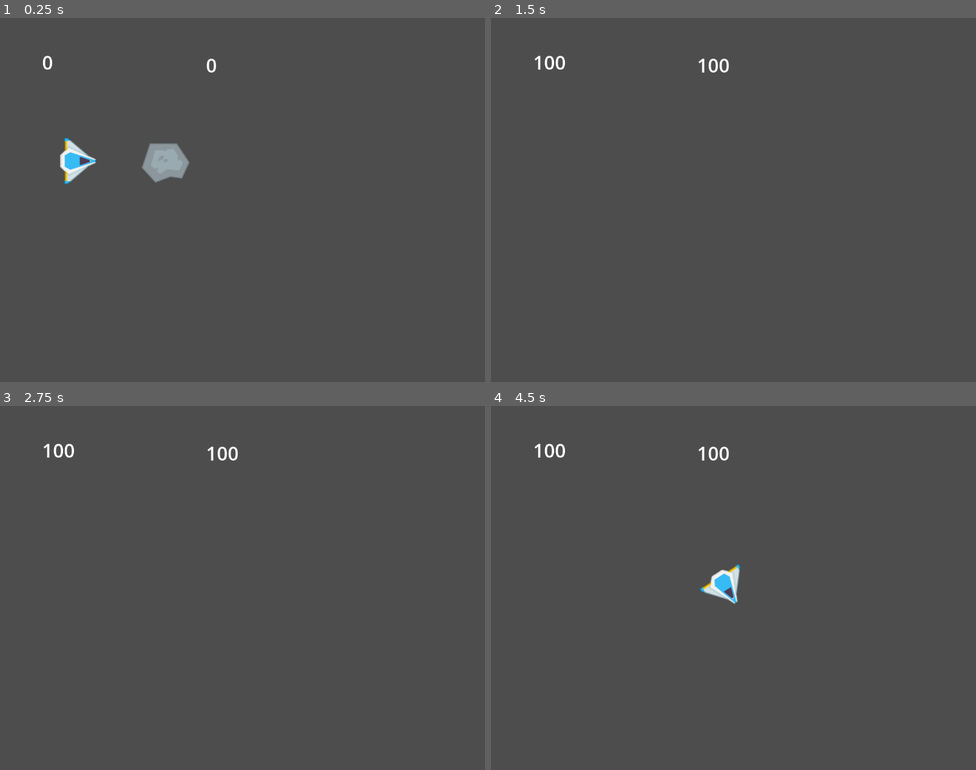
Above: before the commit, frames 1-4 (two rows, left to right).
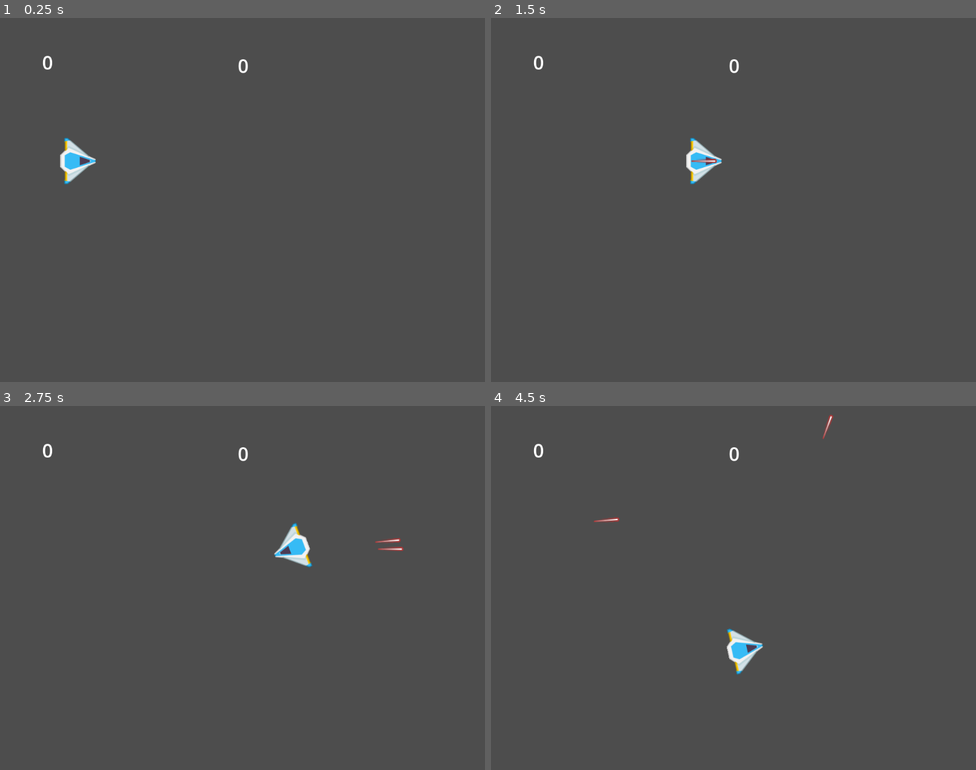
Above: after the commit, the same moments.

Repository: TheGabmeister/games-godot
Game: Godot game, scene res://levels/main.tscn
Same seed, same stepped clock (60 frames per second), same inputs: the game is played once before the commit and once after it.
Inputs (mouse positions are in pixels of both pictures, inside the frame that each line leads up to):
- Up to frame 1 (0.25 s): no input
- Up to frame 2 (1.5 s): move the mouse to (709, 272) at 0.52 s; press the mouse at (709, 272) at 0.53 s; hold W (move_up) from 0.53 s (still down); move the mouse to (879, 254) at 1.27 s; release the mouse at (879, 254) at 1.28 s; click (879, 254) at 1.35 s
- Up to frame 3 (2.75 s): move the mouse to (97, 533) at 2.02 s; release W (move_up) at 2.03 s; press the mouse at (97, 533) at 2.03 s; hold Left (move_left) from 2.03 s (still down)
- Up to frame 4 (4.5 s): move the mouse to (757, 588) at 2.77 s; release the mouse at (757, 588) at 2.78 s; click (757, 588) at 2.85 s; move the mouse to (660, 497) at 3.52 s; release Left (move_left) at 3.53 s; press the mouse at (660, 497) at 3.53 s; hold Down (move_down) 3.53-4.28 s; move the mouse to (840, 569) at 4.27 s; release the mouse at (840, 569) at 4.28 s; hold Right (move_right) from 4.28 s (still down); click (840, 569) at 4.35 s

The runs differ from the first frame. In frame 1, 0.9% of the frame differs, in the area x 29-52%, y 11-46%; in frame 2, 0.8%; in frame 3, 0.9%; in frame 4, 1.4%, in the area x 8-71%, y 2-74%.

Commit message:
Add asteroid textures

Diff:
--- a/asteroids/autoloads/global_vars.gd
+++ b/asteroids/autoloads/global_vars.gd
@@ -2,5 +2,3 @@
 
 const SCREEN_WIDTH := 1024.0
 const SCREEN_HEIGHT := 768.0
-
-const PLAYER_SPAWN_TIMER := 3.0
--- a/asteroids/enemies/asteroid.tscn
+++ b/asteroids/enemies/asteroid_big/asteroid_big_01.tscn
@@ -1,22 +1,22 @@
 [gd_scene load_steps=5 format=3 uid="uid://bi55hoqcx5a3w"]
 
 [ext_resource type="PackedScene" uid="uid://bmby60d0hoagw" path="res://utils/base_2d.tscn" id="1_cl75w"]
-[ext_resource type="Texture2D" uid="uid://cqqfok8ee4x5v" path="res://enemies/asteroid_big_01.png" id="2_d7sp4"]
 [ext_resource type="Script" uid="uid://1ijgpe82c6qs" path="res://enemies/enemy.gd" id="2_l2316"]
+[ext_resource type="Texture2D" uid="uid://bak1rs7fuypmw" path="res://enemies/asteroid_big/asteroid_big_03.png" id="3_23rvj"]
 [ext_resource type="PackedScene" uid="uid://bfj2uwo7hu5qb" path="res://utils/move_forward_2d.tscn" id="3_l2316"]
 
-[node name="Asteroid" instance=ExtResource("1_cl75w")]
+[node name="AsteroidBig_01" instance=ExtResource("1_cl75w")]
 script = ExtResource("2_l2316")
 
 [node name="Sprite2D" parent="." index="0"]
-texture = ExtResource("2_d7sp4")
+texture = ExtResource("3_23rvj")
 
 [node name="Area2D" parent="." index="1"]
 collision_layer = 4
 collision_mask = 2
 
 [node name="CollisionPolygon2D" type="CollisionPolygon2D" parent="Area2D" index="0"]
-polygon = PackedVector2Array(-34, -41, 23, -41, 50, -2, 34, 33, 10, 30, -22, 42, -51, 9)
+polygon = PackedVector2Array(-10, -41, 29, -28, 45, 2, 21, 41, -28, 34, -42, 16, -44, -19)
 
 [node name="MoveForward2D" parent="." index="2" instance=ExtResource("3_l2316")]
 
--- /dev/null
+++ b/asteroids/enemies/asteroid_big/asteroid_big_02.tscn
@@ -0,0 +1,23 @@
+[gd_scene load_steps=5 format=3 uid="uid://dbnw0rw7s5bj8"]
+
+[ext_resource type="PackedScene" uid="uid://bmby60d0hoagw" path="res://utils/base_2d.tscn" id="1_ckhor"]
+[ext_resource type="Script" uid="uid://1ijgpe82c6qs" path="res://enemies/enemy.gd" id="2_0lij7"]
+[ext_resource type="Texture2D" uid="uid://dv6nvfjwj4th4" path="res://enemies/asteroid_big/asteroid_big_02.png" id="3_ckhor"]
+[ext_resource type="PackedScene" uid="uid://bfj2uwo7hu5qb" path="res://utils/move_forward_2d.tscn" id="4_i54ga"]
+
+[node name="AsteroidBig_02" instance=ExtResource("1_ckhor")]
+script = ExtResource("2_0lij7")
+
+[node name="Sprite2D" parent="." index="0"]
+texture = ExtResource("3_ckhor")
+
+[node name="Area2D" parent="." index="1"]
+collision_layer = 4
+collision_mask = 2
+
+[node name="CollisionPolygon2D" type="CollisionPolygon2D" parent="Area2D" index="0"]
+polygon = PackedVector2Array(-39, -42, 7, -48, 60, -29, 47, 21, -9, 34, -26, 50, -54, 27, -62, -4)
+
+[node name="MoveForward2D" parent="." index="2" instance=ExtResource("4_i54ga")]
+
+[connection signal="area_entered" from="Area2D" to="." method="_on_area_2d_area_entered"]
--- /dev/null
+++ b/asteroids/enemies/asteroid_big/asteroid_big_03.tscn
@@ -0,0 +1,23 @@
+[gd_scene load_steps=5 format=3 uid="uid://cpdp33euihroe"]
+
+[ext_resource type="PackedScene" uid="uid://bmby60d0hoagw" path="res://utils/base_2d.tscn" id="1_ehoo0"]
+[ext_resource type="Script" uid="uid://1ijgpe82c6qs" path="res://enemies/enemy.gd" id="2_cg4n1"]
+[ext_resource type="Texture2D" uid="uid://dv6nvfjwj4th4" path="res://enemies/asteroid_big/asteroid_big_02.png" id="3_acmnx"]
+[ext_resource type="PackedScene" uid="uid://bfj2uwo7hu5qb" path="res://utils/move_forward_2d.tscn" id="4_axaqe"]
+
+[node name="AsteroidBig_03" instance=ExtResource("1_ehoo0")]
+script = ExtResource("2_cg4n1")
+
+[node name="Sprite2D" parent="." index="0"]
+texture = ExtResource("3_acmnx")
+
+[node name="Area2D" parent="." index="1"]
+collision_layer = 4
+collision_mask = 2
+
+[node name="CollisionPolygon2D" type="CollisionPolygon2D" parent="Area2D" index="0"]
+polygon = PackedVector2Array(-39, -42, 7, -48, 60, -29, 47, 21, -9, 34, -26, 50, -54, 27, -62, -4)
+
+[node name="MoveForward2D" parent="." index="2" instance=ExtResource("4_axaqe")]
+
+[connection signal="area_entered" from="Area2D" to="." method="_on_area_2d_area_entered"]
--- /dev/null
+++ b/asteroids/enemies/asteroid_big/asteroid_big_04.tscn
@@ -0,0 +1,23 @@
+[gd_scene load_steps=5 format=3 uid="uid://c3b2pqfv6x2e3"]
+
+[ext_resource type="PackedScene" uid="uid://bmby60d0hoagw" path="res://utils/base_2d.tscn" id="1_1im8s"]
+[ext_resource type="Script" uid="uid://1ijgpe82c6qs" path="res://enemies/enemy.gd" id="2_vpn7a"]
+[ext_resource type="Texture2D" uid="uid://dknkkoh6uffxy" path="res://enemies/asteroid_big/asteroid_big_04.png" id="3_1im8s"]
+[ext_resource type="PackedScene" uid="uid://bfj2uwo7hu5qb" path="res://utils/move_forward_2d.tscn" id="4_akqel"]
+
+[node name="AsteroidBig_04" instance=ExtResource("1_1im8s")]
+script = ExtResource("2_vpn7a")
+
+[node name="Sprite2D" parent="." index="0"]
+texture = ExtResource("3_1im8s")
+
+[node name="Area2D" parent="." index="1"]
+collision_layer = 4
+collision_mask = 2
+
+[node name="CollisionPolygon2D" type="CollisionPolygon2D" parent="Area2D" index="0"]
+polygon = PackedVector2Array(-35, -35, 17, -47, 50, -11, 31, 42, -19, 49, -49, 10)
+
+[node name="MoveForward2D" parent="." index="2" instance=ExtResource("4_akqel")]
+
+[connection signal="area_entered" from="Area2D" to="." method="_on_area_2d_area_entered"]
--- /dev/null
+++ b/asteroids/enemies/asteroid_medium/asteroid_medium_01.tscn
@@ -0,0 +1,23 @@
+[gd_scene load_steps=5 format=3 uid="uid://d2rnkcwwsmx2f"]
+
+[ext_resource type="PackedScene" uid="uid://bmby60d0hoagw" path="res://utils/base_2d.tscn" id="1_0yvkx"]
+[ext_resource type="Script" uid="uid://1ijgpe82c6qs" path="res://enemies/enemy.gd" id="2_0huhj"]
+[ext_resource type="Texture2D" uid="uid://bw3pmd6bvi8ey" path="res://enemies/asteroid_medium/asteroid_medium_01.png" id="3_vkw4j"]
+[ext_resource type="PackedScene" uid="uid://bfj2uwo7hu5qb" path="res://utils/move_forward_2d.tscn" id="4_4w7t0"]
+
+[node name="AsteroidMedium_01" instance=ExtResource("1_0yvkx")]
+script = ExtResource("2_0huhj")
+
+[node name="Sprite2D" parent="." index="0"]
+texture = ExtResource("3_vkw4j")
+
+[node name="Area2D" parent="." index="1"]
+collision_layer = 4
+collision_mask = 2
+
+[node name="CollisionPolygon2D" type="CollisionPolygon2D" parent="Area2D" index="0"]
+polygon = PackedVector2Array(-10, -21, 18, -20, 21, 7, 1, 22, -15, 15, -22, -4)
+
+[node name="MoveForward2D" parent="." index="2" instance=ExtResource("4_4w7t0")]
+
+[connection signal="area_entered" from="Area2D" to="." method="_on_area_2d_area_entered"]
--- /dev/null
+++ b/asteroids/enemies/asteroid_medium/asteroid_medium_02.tscn
@@ -0,0 +1,23 @@
+[gd_scene load_steps=5 format=3 uid="uid://cthsm8ou5g7er"]
+
+[ext_resource type="PackedScene" uid="uid://bmby60d0hoagw" path="res://utils/base_2d.tscn" id="1_xikxm"]
+[ext_resource type="Script" uid="uid://1ijgpe82c6qs" path="res://enemies/enemy.gd" id="2_f5ejv"]
+[ext_resource type="Texture2D" uid="uid://cyqg4gk0d65mp" path="res://enemies/asteroid_medium/asteroid_medium_02.png" id="3_xikxm"]
+[ext_resource type="PackedScene" uid="uid://bfj2uwo7hu5qb" path="res://utils/move_forward_2d.tscn" id="4_1k0nr"]
+
+[node name="AsteroidMedium_02" instance=ExtResource("1_xikxm")]
+script = ExtResource("2_f5ejv")
+
+[node name="Sprite2D" parent="." index="0"]
+texture = ExtResource("3_xikxm")
+
+[node name="Area2D" parent="." index="1"]
+collision_layer = 4
+collision_mask = 2
+
+[node name="CollisionPolygon2D" type="CollisionPolygon2D" parent="Area2D" index="0"]
+polygon = PackedVector2Array(-16, -15, 9, -20, 23, -2, 7, 21, -8, 19, -23, 5)
+
+[node name="MoveForward2D" parent="." index="2" instance=ExtResource("4_1k0nr")]
+
+[connection signal="area_entered" from="Area2D" to="." method="_on_area_2d_area_entered"]
--- /dev/null
+++ b/asteroids/enemies/asteroid_small/asteroid_small_01.tscn
@@ -0,0 +1,23 @@
+[gd_scene load_steps=5 format=3 uid="uid://rkhlht6co73i"]
+
+[ext_resource type="PackedScene" uid="uid://bmby60d0hoagw" path="res://utils/base_2d.tscn" id="1_mwi4a"]
+[ext_resource type="Script" uid="uid://1ijgpe82c6qs" path="res://enemies/enemy.gd" id="2_hcywa"]
+[ext_resource type="Texture2D" uid="uid://djv7lpo0amrdd" path="res://enemies/asteroid_small/asteroid_small_01.png" id="3_hpw4n"]
+[ext_resource type="PackedScene" uid="uid://bfj2uwo7hu5qb" path="res://utils/move_forward_2d.tscn" id="4_xm2ys"]
+
+[node name="AsteroidSmall_01" instance=ExtResource("1_mwi4a")]
+script = ExtResource("2_hcywa")
+
+[node name="Sprite2D" parent="." index="0"]
+texture = ExtResource("3_hpw4n")
+
+[node name="Area2D" parent="." index="1"]
+collision_layer = 4
+collision_mask = 2
+
+[node name="CollisionPolygon2D" type="CollisionPolygon2D" parent="Area2D" index="0"]
+polygon = PackedVector2Array(-2, -9, 10, -4, 7, 8, -3, 9, -8, 0)
+
+[node name="MoveForward2D" parent="." index="2" instance=ExtResource("4_xm2ys")]
+
+[connection signal="area_entered" from="Area2D" to="." method="_on_area_2d_area_entered"]
--- /dev/null
+++ b/asteroids/enemies/asteroid_small/asteroid_small_02.tscn
@@ -0,0 +1,23 @@
+[gd_scene load_steps=5 format=3 uid="uid://ce0t7u6f6lhy3"]
+
+[ext_resource type="PackedScene" uid="uid://bmby60d0hoagw" path="res://utils/base_2d.tscn" id="1_qsph6"]
+[ext_resource type="Script" uid="uid://1ijgpe82c6qs" path="res://enemies/enemy.gd" id="2_deg0v"]
+[ext_resource type="Texture2D" uid="uid://dx2v44ggfw0kd" path="res://enemies/asteroid_small/asteroid_small_02.png" id="3_qsph6"]
+[ext_resource type="PackedScene" uid="uid://bfj2uwo7hu5qb" path="res://utils/move_forward_2d.tscn" id="4_2lyx8"]
+
+[node name="AsteroidSmall_02" instance=ExtResource("1_qsph6")]
+script = ExtResource("2_deg0v")
+
+[node name="Sprite2D" parent="." index="0"]
+texture = ExtResource("3_qsph6")
+
+[node name="Area2D" parent="." index="1"]
+collision_layer = 4
+collision_mask = 2
+
+[node name="CollisionPolygon2D" type="CollisionPolygon2D" parent="Area2D" index="0"]
+polygon = PackedVector2Array(-1, -9, 8, -4, 8, 0, 2, 9, -9, 1)
+
+[node name="MoveForward2D" parent="." index="2" instance=ExtResource("4_2lyx8")]
+
+[connection signal="area_entered" from="Area2D" to="." method="_on_area_2d_area_entered"]
--- a/asteroids/levels/main.tscn
+++ b/asteroids/levels/main.tscn
@@ -1,10 +1,15 @@
-[gd_scene load_steps=6 format=3 uid="uid://bud6jfam66xwa"]
+[gd_scene load_steps=10 format=3 uid="uid://bud6jfam66xwa"]
 
 [ext_resource type="PackedScene" uid="uid://bwwu6y2xnqbov" path="res://player/player.tscn" id="1_2262g"]
-[ext_resource type="PackedScene" uid="uid://bi55hoqcx5a3w" path="res://enemies/asteroid.tscn" id="2_wdj6m"]
+[ext_resource type="PackedScene" uid="uid://bi55hoqcx5a3w" path="res://enemies/asteroid_big/asteroid_big_01.tscn" id="2_wdj6m"]
 [ext_resource type="PackedScene" uid="uid://dxos7u340j01s" path="res://environment/boundary.tscn" id="4_5k4jt"]
 [ext_resource type="Script" uid="uid://0ybm8b5tll5h" path="res://gui/gui.gd" id="4_ifaiv"]
 [ext_resource type="Script" uid="uid://hrlkkd13mhyi" path="res://managers/game_manager.gd" id="4_m1504"]
+[ext_resource type="PackedScene" uid="uid://dbnw0rw7s5bj8" path="res://enemies/asteroid_big/asteroid_big_02.tscn" id="6_6et1j"]
+[ext_resource type="PackedScene" uid="uid://cpdp33euihroe" path="res://enemies/asteroid_big/asteroid_big_03.tscn" id="7_etqu2"]
+[ext_resource type="PackedScene" uid="uid://c3b2pqfv6x2e3" path="res://enemies/asteroid_big/asteroid_big_04.tscn" id="8_jw1n3"]
+
+[sub_resource type="RectangleShape2D" id="RectangleShape2D_6et1j"]
 
 [node name="Main" type="Node"]
 
@@ -12,9 +17,6 @@
 
 [node name="Camera2D" type="Camera2D" parent="World"]
 position = Vector2(512, 384)
-
-[node name="Asteroid" parent="World" instance=ExtResource("2_wdj6m")]
-position = Vector2(325, 306)
 
 [node name="Player" parent="World" instance=ExtResource("1_2262g")]
 position = Vector2(165, 302)
@@ -59,10 +61,10 @@
 
 [node name="Hi_Score" type="Label" parent="GUI"]
 layout_mode = 0
-offset_left = 435.0
-offset_top = 72.0
-offset_right = 475.0
-offset_bottom = 185.0
+offset_left = 502.0
+offset_top = 73.0
+offset_right = 542.0
+offset_bottom = 186.0
 theme_override_font_sizes/font_size = 40
 text = "0
 "
@@ -70,3 +72,11 @@
 [node name="GameManager" type="Node" parent="."]
 script = ExtResource("4_m1504")
 _player = ExtResource("1_2262g")
+_asteroids = Array[PackedScene]([ExtResource("2_wdj6m"), ExtResource("6_6et1j"), ExtResource("7_etqu2"), ExtResource("8_jw1n3")])
+
+[node name="Area2D" type="Area2D" parent="GameManager"]
+position = Vector2(513, 456)
+scale = Vector2(50, 10)
+
+[node name="CollisionShape2D" type="CollisionShape2D" parent="GameManager/Area2D"]
+shape = SubResource("RectangleShape2D_6et1j")
--- a/asteroids/managers/game_manager.gd
+++ b/asteroids/managers/game_manager.gd
@@ -1,6 +1,9 @@
 extends Node
 
 @export var _player: PackedScene
+@export var _asteroids: Array[PackedScene]
+@export var _asteroid_spawn_points: Array[Node2D]
+@export var _revive_time := 3.0
 var _score := 0
 var _hi_score := 0
 
@@ -12,6 +15,10 @@
 	Bus.enemy_killed.disconnect(_add_score)
 	Bus.player_killed.disconnect(_revive_player)
 
+func _ready():
+	#for asteroid in _asteroids:
+	pass
+
 func _add_score(value: int):
 	_score += value
 	if _score > _hi_score:
@@ -20,7 +27,7 @@
 	Bus.update_score.emit(_score)
 
 func _revive_player():
-	await get_tree().create_timer(GlobalVars.PLAYER_SPAWN_TIMER).timeout
+	await get_tree().create_timer(_revive_time).timeout
 	var player_inst: Node2D = _player.instantiate()
 	player_inst.position = Vector2(GlobalVars.SCREEN_WIDTH/2, GlobalVars.SCREEN_HEIGHT/2)
 	player_inst.rotation = 0
Renamed: asteroids/enemies/asteroid_big_01.png -> asteroids/enemies/asteroid_big/asteroid_big_01.png
Not shown, changed: asteroids/enemies/asteroid_big/asteroid_big_01.png.import
Renamed: asteroids/enemies/asteroid_big_02.png -> asteroids/enemies/asteroid_big/asteroid_big_02.png
Not shown, added: asteroids/enemies/asteroid_big/asteroid_big_02.png.import
Renamed: asteroids/enemies/asteroid_big_03.png -> asteroids/enemies/asteroid_big/asteroid_big_03.png
Not shown, added: asteroids/enemies/asteroid_big/asteroid_big_03.png.import
Renamed: asteroids/enemies/asteroid_big_04.png -> asteroids/enemies/asteroid_big/asteroid_big_04.png
Not shown, changed: asteroids/enemies/asteroid_big/asteroid_big_04.png.import
Binary file added: asteroids/enemies/asteroid_medium/asteroid_medium_01.png
Not shown, changed: asteroids/enemies/asteroid_medium/asteroid_medium_01.png.import
Binary file added: asteroids/enemies/asteroid_medium/asteroid_medium_02.png
Not shown, changed: asteroids/enemies/asteroid_medium/asteroid_medium_02.png.import
(and 4 more such lines)
